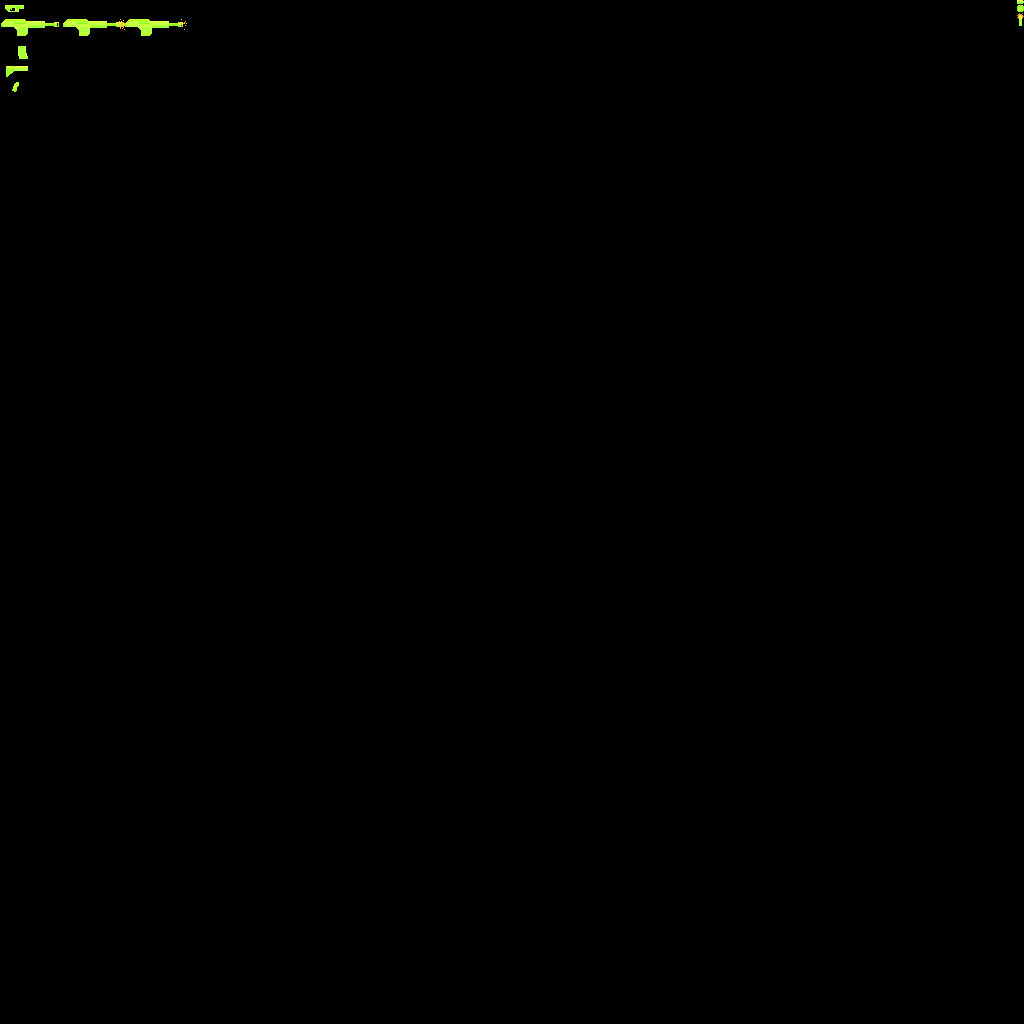
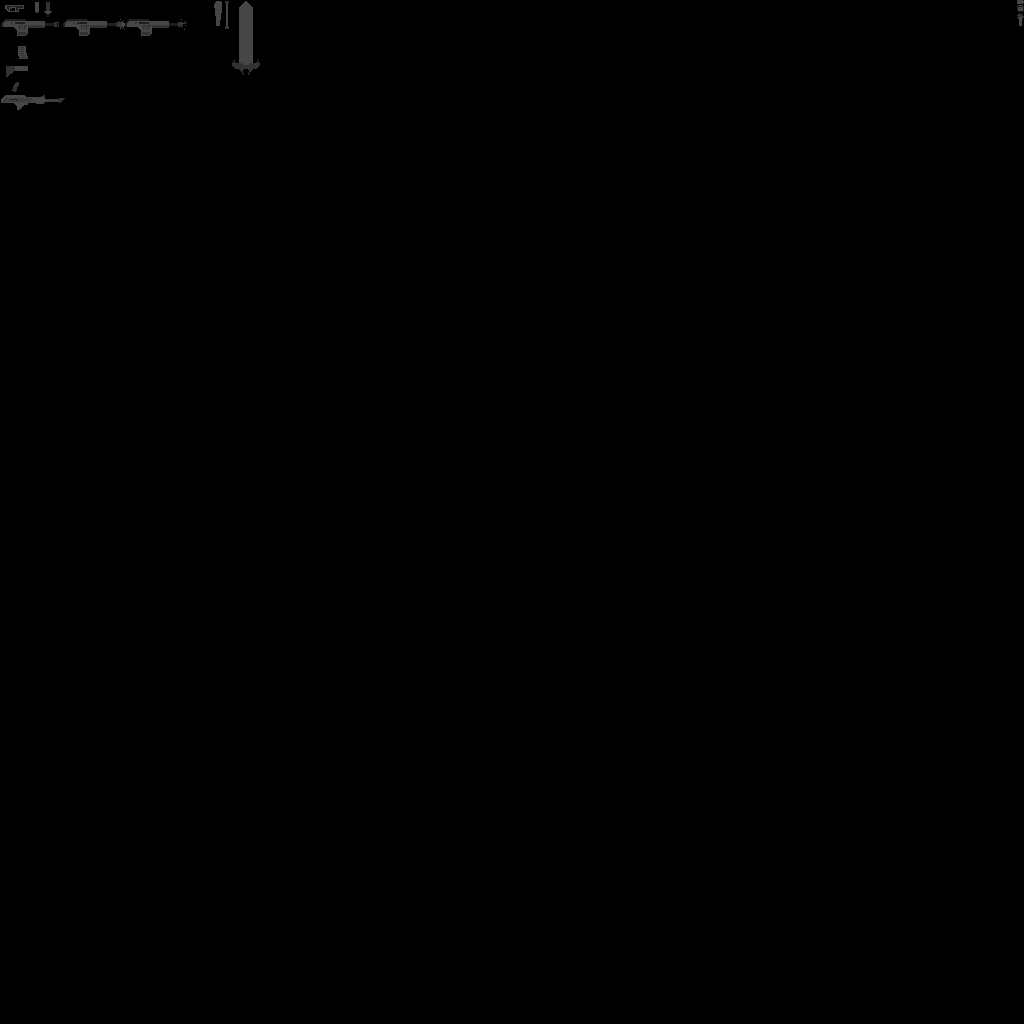
Layer changes from the first 1024 x 1024 image to the second:
hid "Guns Opacity", painted on it over bbox(1, 0, 1024, 110)
hid "Guns Tint", painted on it over bbox(1, 0, 1024, 110)
painted on "Guns Alpha" over bbox(1, 1, 260, 110)
